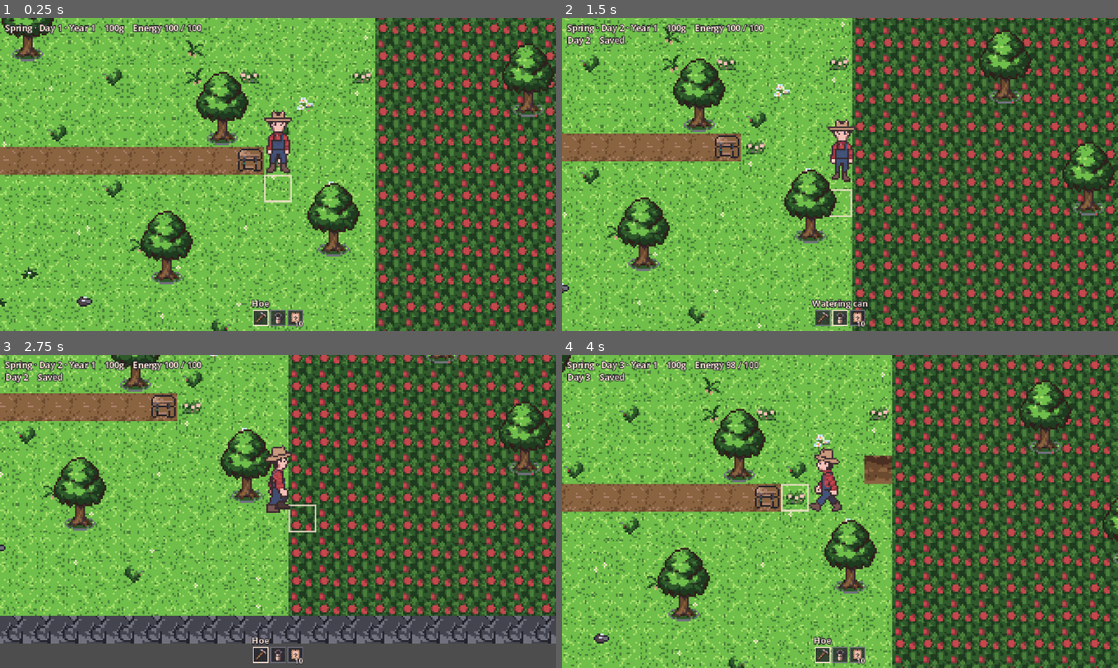
Above: before the commit, frames 1-4 (two rows, left to right).
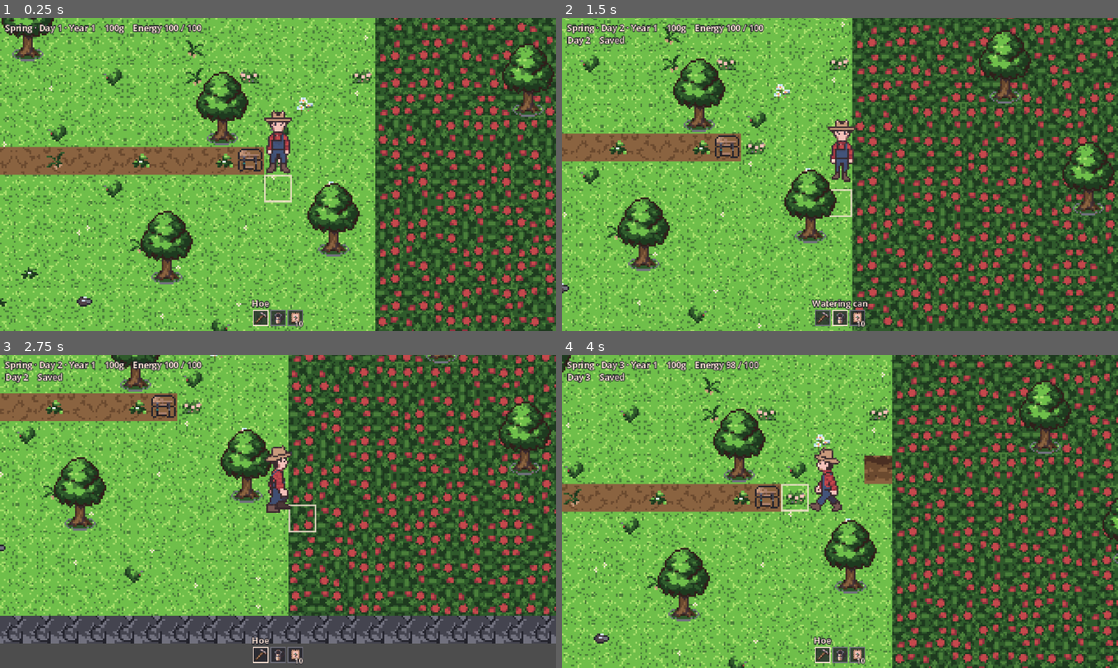
Above: after the commit, the same moments.

Repository: davebulwer-web/pixelharvest
Game: Godot game, scene res://scenes/boot.tscn
Two runs of this game, one before a commit and one after it. Both use one fixed random seed, a clock stepped at 60 frames per second and the inputs below.
Inputs (mouse positions are in pixels of both pictures, inside the frame that each line leads up to):
- Up to frame 1 (0.25 s): no input
- Up to frame 2 (1.5 s): tap Enter (sleep) at 0.5 s; move the mouse to (962, 158) at 0.52 s; hold D (move_right) 0.53-1.28 s; hold E (interact) 0.53-1.28 s; move the mouse to (728, 190) at 1.27 s; hold S (move_down) from 1.28 s (still down); tap Tab (next_tool) at 1.35 s
- Up to frame 3 (2.75 s): move the mouse to (333, 442) at 2.02 s; release S (move_down) at 2.03 s; hold D (move_right) from 2.03 s (still down); hold Q (prev_tool) from 2.03 s (still down)
- Up to frame 4 (4 s): move the mouse to (812, 574) at 2.77 s; release D (move_right) at 2.78 s; release Q (prev_tool) at 2.78 s; hold W (move_up) 2.78-3.53 s; tap Enter (sleep) at 2.85 s; move the mouse to (1006, 558) at 3.52 s; hold A (move_left) from 3.53 s (still down); hold Space (use_tool) from 3.53 s (still down)

The runs differ from the first frame. In frame 1, 18% of the frame differs, in the area x 0-100%, y 0-100%; in frame 2, 25%; in frame 3, 22%; in frame 4, 22%.

Commit message:
Calmer dirt path with details, cobbled town square, snowy winter thicket (DECISIONS 032)
Co-Authored-By: Claude Opus 5.5 <noreply@anthropic.com>
Claude-Session: https://claude.ai/code/session_01P94MrEMz4zC699bqYWYz1d

Diff:
--- a/assets/tilesets/ground_tileset.tres
+++ b/assets/tilesets/ground_tileset.tres
@@ -25,6 +25,11 @@
 5:1/0 = 0
 6:1/0 = 0
 7:1/0 = 0
+0:2/0 = 0
+1:2/0 = 0
+2:2/0 = 0
+3:2/0 = 0
+0:3/0 = 0
 
 [resource]
 tile_size = Vector2i(16, 16)
--- a/assets/tilesets/ground_tileset_autumn.tres
+++ b/assets/tilesets/ground_tileset_autumn.tres
@@ -25,6 +25,11 @@
 5:1/0 = 0
 6:1/0 = 0
 7:1/0 = 0
+0:2/0 = 0
+1:2/0 = 0
+2:2/0 = 0
+3:2/0 = 0
+0:3/0 = 0
 
 [resource]
 tile_size = Vector2i(16, 16)
--- a/assets/tilesets/ground_tileset_summer.tres
+++ b/assets/tilesets/ground_tileset_summer.tres
@@ -25,6 +25,11 @@
 5:1/0 = 0
 6:1/0 = 0
 7:1/0 = 0
+0:2/0 = 0
+1:2/0 = 0
+2:2/0 = 0
+3:2/0 = 0
+0:3/0 = 0
 
 [resource]
 tile_size = Vector2i(16, 16)
--- a/assets/tilesets/ground_tileset_winter.tres
+++ b/assets/tilesets/ground_tileset_winter.tres
@@ -25,6 +25,11 @@
 5:1/0 = 0
 6:1/0 = 0
 7:1/0 = 0
+0:2/0 = 0
+1:2/0 = 0
+2:2/0 = 0
+3:2/0 = 0
+0:3/0 = 0
 
 [resource]
 tile_size = Vector2i(16, 16)
--- a/scripts/ground_tiles.gd
+++ b/scripts/ground_tiles.gd
@@ -3,12 +3,16 @@
 ##
 ## GroundTiles — where each kind of ground sits in the seasonal ground tilesets
 ## (assets/tilesets/ground_<season>.png). Every season shares this layout
-## (DECISIONS 021, 026, 031), so the farm and the town draw with the same numbers.
+## (DECISIONS 021, 026, 031, 032), so the farm and the town draw with the same
+## numbers.
 ##
 ## Row 0 holds one tile per kind of ground. Row 1 holds the grass "details":
 ## the plain grass tile with something small drawn in its middle (a tuft, a
 ## flower, a pebble...). The middle only, never the edges, so a detail tile
-## still joins its neighbours without a seam.
+## still joins its neighbours without a seam. Row 2 does the same for the dirt
+## path, and row 3 holds the paving of the town square.
+##
+## art/build_ground.py makes rows 1 to 3 from the sources in art/ground_sources/.
 ##
 
 const SOURCE_ID := 0
@@ -20,17 +24,21 @@
 const WATER := Vector2i(5, 0)
 const CLIFF := Vector2i(7, 0)
 const THICKET := Vector2i(8, 0)
+const PAVING := Vector2i(0, 3)
 
 ## How many detail tiles row 1 holds, left to right from column 0. Every
 ## season's ground image must have this many.
 const GRASS_DETAIL_COUNT := 8
 const GRASS_DETAIL_ROW := 1
+const PATH_DETAIL_COUNT := 4
+const PATH_DETAIL_ROW := 2
 
 ## Roughly how much of the grass uses the flowery tile, and how much shows a
 ## detail. Purely cosmetic: which grass tile a cell shows is a drawing
 ## decision, not a fact about the world, so it is never saved.
 const GRASS_VARIATION := 0.15
 const GRASS_DETAIL_CHANCE := 0.09
+const PATH_DETAIL_CHANCE := 0.12
 
 ## Godot can draw any atlas tile mirrored or turned without a second copy in
 ## the image: these flags go in set_cell()'s alternative_tile argument.
@@ -60,16 +68,25 @@
 	return GRASS
 
 
-## How to lay down the tile `coords` at `cell` (0 = as drawn). Grass is turned
-## and mirrored at random, which hides the repeat of a single 16 px tile —
-## without it the grass shows a diagonal lattice. A detail is only mirrored
-## left-right, so tufts and flowers still grow upwards. Everything else is
-## drawn as is: paths, water and cliffs have a direction (or a collision
-## shape) that turning would spoil.
+## Plain path or one of the path details (a pebble, a twig, a leaf...) for
+## `cell`, chosen the same way as grass_for().
+static func path_for(cell: Vector2i) -> Vector2i:
+	if _roll(cell, 6) < PATH_DETAIL_CHANCE:
+		return Vector2i(_pick(cell, 7, PATH_DETAIL_COUNT), PATH_DETAIL_ROW)
+	return PATH
+
+
+## How to lay down the tile `coords` at `cell` (0 = as drawn). Grass, path and
+## thicket are turned and mirrored at random, which hides the repeat of a
+## single 16 px tile — without it they show a lattice. (The thicket's
+## collision box is the whole square, so turning it changes nothing.) A detail
+## is only mirrored left-right, so tufts and flowers still grow upwards.
+## Everything else is drawn as is: the paving's stones only line up one way
+## round, and water and cliffs look wrong turned.
 static func transform_for(cell: Vector2i, coords: Vector2i) -> int:
-	if coords == GRASS or coords == GRASS_ALT:
+	if coords in [GRASS, GRASS_ALT, PATH, THICKET]:
 		return _ALL_TRANSFORMS[_pick(cell, 4, _ALL_TRANSFORMS.size())]
-	if coords.y == GRASS_DETAIL_ROW:
+	if coords.y == GRASS_DETAIL_ROW or coords.y == PATH_DETAIL_ROW:
 		return TileSetAtlasSource.TRANSFORM_FLIP_H if _pick(cell, 5, 2) == 1 else 0
 	return 0
 
--- a/scripts/main.gd
+++ b/scripts/main.gd
@@ -183,7 +183,7 @@
 		FarmTile.Terrain.WATER:
 			return GroundTiles.WATER
 		FarmTile.Terrain.PATH:
-			return GroundTiles.PATH
+			return GroundTiles.path_for(cell)
 		FarmTile.Terrain.THICKET:
 			return GroundTiles.THICKET
 	return GroundTiles.grass_for(cell)
--- a/scripts/town/town_layout.gd
+++ b/scripts/town/town_layout.gd
@@ -104,7 +104,7 @@
 			var cell := Vector2i(x, y)
 			tiles[cell] = _tile_for(cell, door_cells)
 	for cell in FARM_GATE:
-		tiles[cell] = GroundTiles.PATH
+		tiles[cell] = GroundTiles.path_for(cell)
 	return tiles
 
 
@@ -114,7 +114,9 @@
 	if POND.has_point(cell):
 		return GroundTiles.WATER
 	if cell.y in ROAD_ROWS or cell in door_cells:
-		return GroundTiles.PATH
-	if SQUARE.has_point(cell) or POND_PATH.has_point(cell):
-		return GroundTiles.PATH
+		return GroundTiles.path_for(cell)
+	if SQUARE.has_point(cell):
+		return GroundTiles.PAVING
+	if POND_PATH.has_point(cell):
+		return GroundTiles.path_for(cell)
 	return GroundTiles.grass_for(cell)
Not shown, added: art/ground_sources/.gdignore
Binary file added: art/ground_sources/cobbles.png
Binary file added: art/ground_sources/dirt_path.png
Renamed: art/grass_details/autumn.png -> art/ground_sources/grass_details/autumn.png
Renamed: art/grass_details/spring.png -> art/ground_sources/grass_details/spring.png
Renamed: art/grass_details/summer.png -> art/ground_sources/grass_details/summer.png
Renamed: art/grass_details/winter.png -> art/ground_sources/grass_details/winter.png
Binary file added: art/ground_sources/path_details/autumn.png
Binary file added: art/ground_sources/path_details/spring.png
Binary file added: art/ground_sources/path_details/summer.png
Binary file added: art/ground_sources/path_details/winter.png
Binary file changed: assets/tilesets/ground_autumn.png
(and 6 more such lines)
